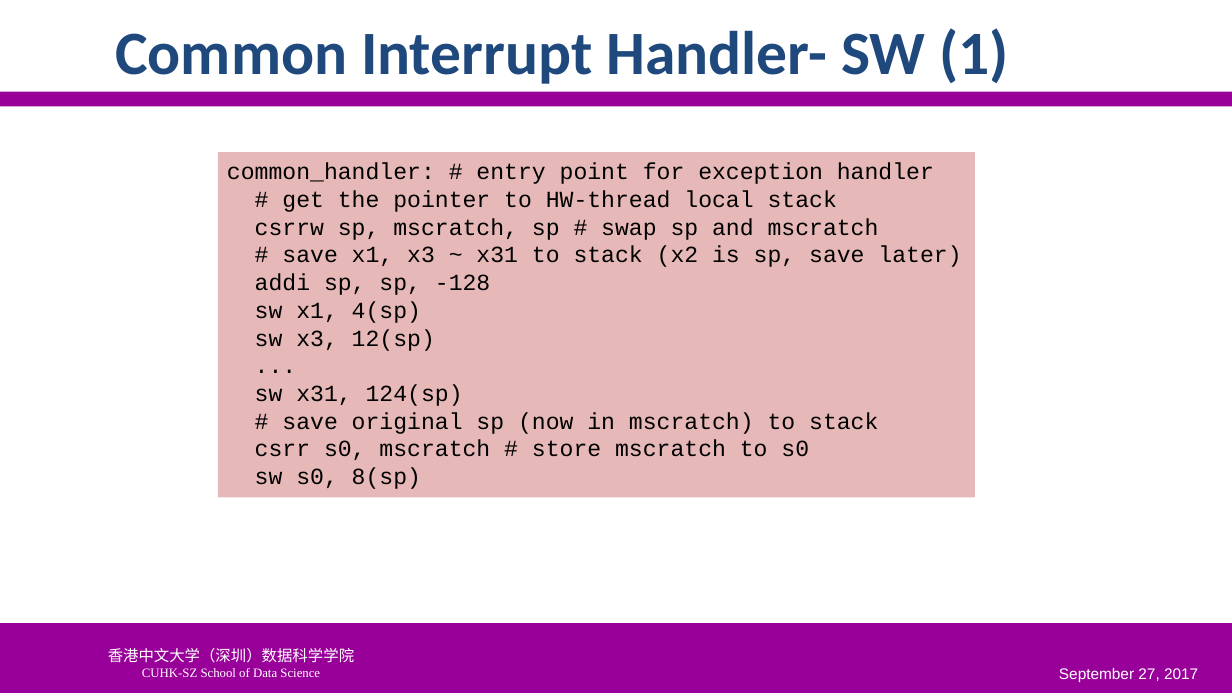
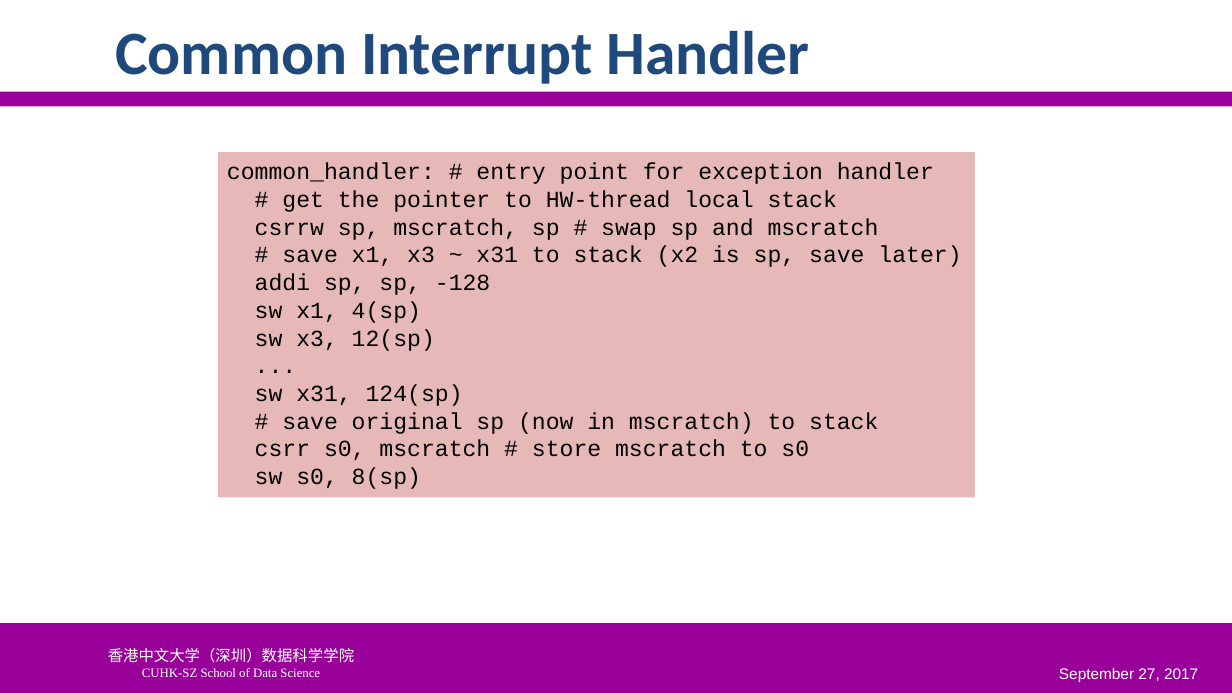
Before and after one commit to SUNCHAOYI923/CMU_CSAPP, a slide deck: slide 83 of slide/CA3060-3-ISA(2).pptx (slide 70 before the commit). Drawn at 1232x693 pixels with LibreOffice and Linux fonts; fonts in the diff are those of the drawing; background and template pictures are left out. Boxes give left, top, right and bottom in pixels: in the first picture for what was removed or moved away, otherwise in the second. Text is boxed around its words. In the diff, an @@ line names an element or a change of style, - is before the commit and + after.

```diff
--- a/slide/CA3060-3-ISA(2).pptx
+++ b/slide/CA3060-3-ISA(2).pptx
@@ title at (115, 30, 809, 84): text changed @@
-Common Interrupt Handler- SW (1)
+Common Interrupt Handler
```
Also in this commit, not shown: 8 other slides changed, 8 slides added, 3 other files.
